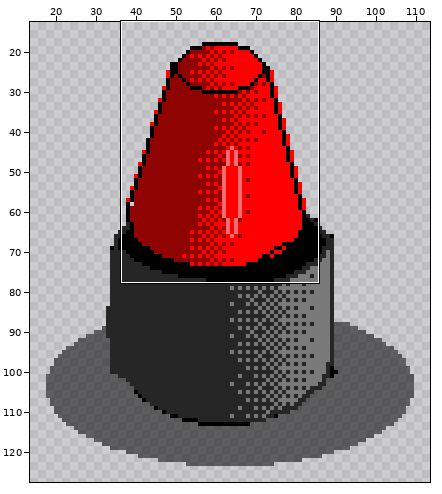
A pixel-art file gets an edit: Assets/Sprites/ids.aseprite. The picture above shows the old version from afar; the outline marks the close-up.
Close-up. The starting point:
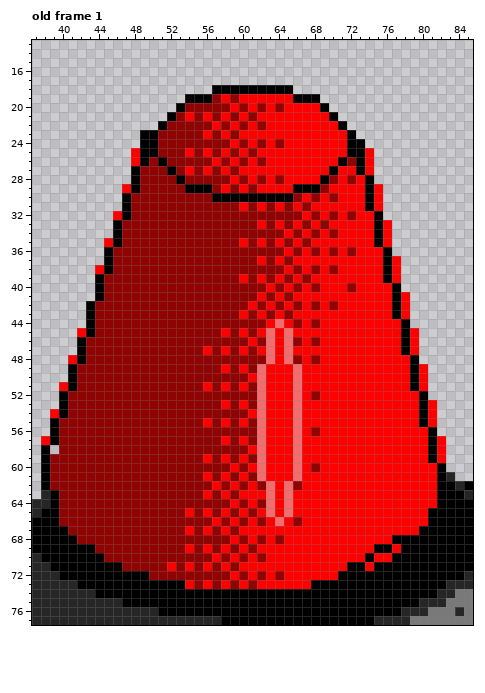
128x128 pixels, 1 frame. Colours within 5 levels of each other are drawn and written as one. Shown: old frame 1: x 37..85, y 13..77. The wide view leaves out empty margins. The commit also changed other frames or places, which this record leaves out.
Now the later version:
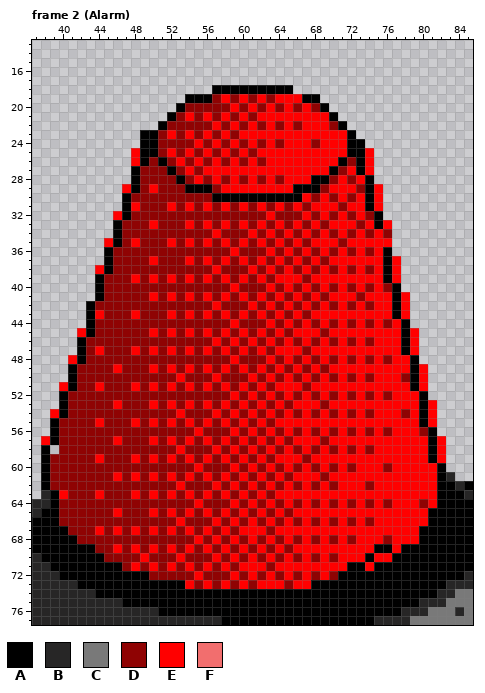
Palette (. is transparent): A #000000  B #272626  C #797979  D #8f0303  E #ff0000  F #f26e6e
A new or re-ordered frame is compared with the old frame closest to it.
Changes in this commit:
frames 1 -> 9
Changed rows in their new state; - is an unchanged pixel.
Frame 2 (Alarm) is new; against old frame 1, layer "Top":
first column x 40:
19 ---------------------D-D--E--------------
20 --------------------------D-D------------
22 ------------------------D-D---D----------
23 ------------E-E--------------------------
24 ---------------E-E----------D------------
25 ------------E----------------------------
26 -------------E-E-------------------------
27 -----------------E-E-----------D---------
28 ---------------E-E----------A------------
29 ----------E--------E-E-----------D-------
30 --------------------------A-----D--------
31 --------E---E-E-E-E------------D---------
32 -----------------------E----------D------
33 ----------E---E-E-E-E------------D-------
34 -----------------E---E-E--------D-DED----
35 --------E---E-E-E-E------------D---E-----
36 -------------------E---E----------D------
37 ----------E---E-E-E-E------D-D-----------
38 -----------------E---E-E--------D-D------
39 --------E-E-E-E-E-E------E---------------
40 -------------------E----------D---D-D----
41 ----------E-E-E-E-E-E------D-D---D-------
42 -----------------E--------------D-D------
43 ----E---E---E-E-E-E--------D-------------
44 -------------------E----D-----D-D-D-D----
45 ----------E-E-E-E------D-D---D-----------
46 -----------------E-E---EDE----D-D-D------
47 ----E---E-E-E-E--------D-E-D-------------
48 -------------------E---EDE----D-D-D-D----
49 ------E---E-E-E-E-----ED-DED-D-----------
50 -------------E---E----D-D-D-D-D-D-D---D--
51 ----E---E-E-E-E-------ED--ED-------------
52 -------------------E-ED-D-D---D-D-D-D----
53 ------E---E-E-E-E-----ED-DE--D-----------
54 -------------E---E-E--D-D-D-D-D-D-D---D--
55 ----E---E-E-E-E-------ED--E--------------
56 ---------------E---E-ED-D-D---D-D-D-D---D
57 ------E---E-E-E-E-----ED-DE--D-----------
58 -------------E---E-E--D-D-D-D-D-D-D------
59 ----E---E-E-E-E-------ED--ED-------------
60 ---------------E------D-D-D---D-D---D----
61 ------E-E-E-E-E-------ED-DE--D-----------
62 -------------E---------EDE--D-D---D------
63 E---E---E-E-E-E------D-D-E---------------
64 ---------------E-------EDED-D-D-D-D-D---D
65 ------E---E-E----------D-D---------------
66 -------------E----------D---D-D-D-D------
67 ----E-E-E-E-E----------D-----------------
68 ---------------E-E--------D-D-D-D---DEEE-
69 ------E-E-E-E----------D-D---------------
70 ---------E---E----------D-D-D-D----------
71 --------E-E------------D-----------------
72 ---------------E----------D-D-D----------
73 -------------------------D---------------
Where, in picture pixels (left, top, right, bottom), the same in both close-ups:
changed: (59, 94, 428, 589)
